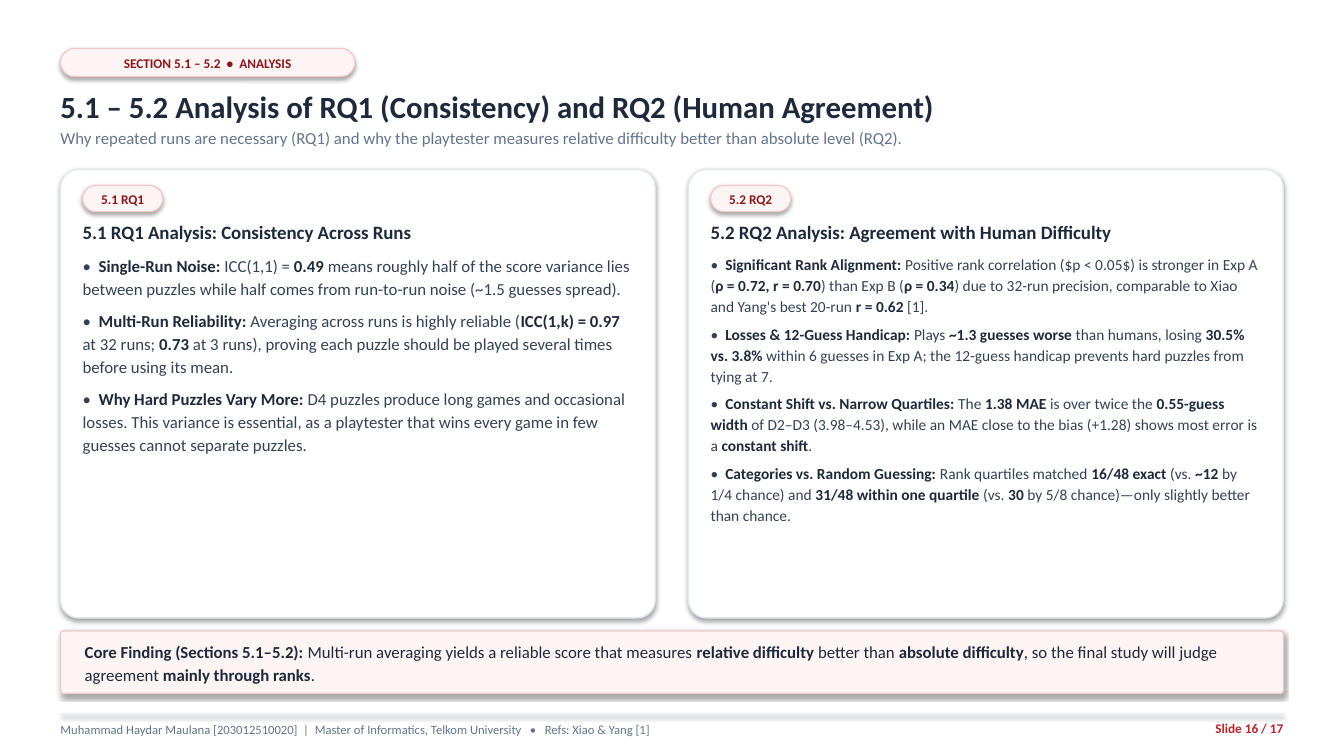
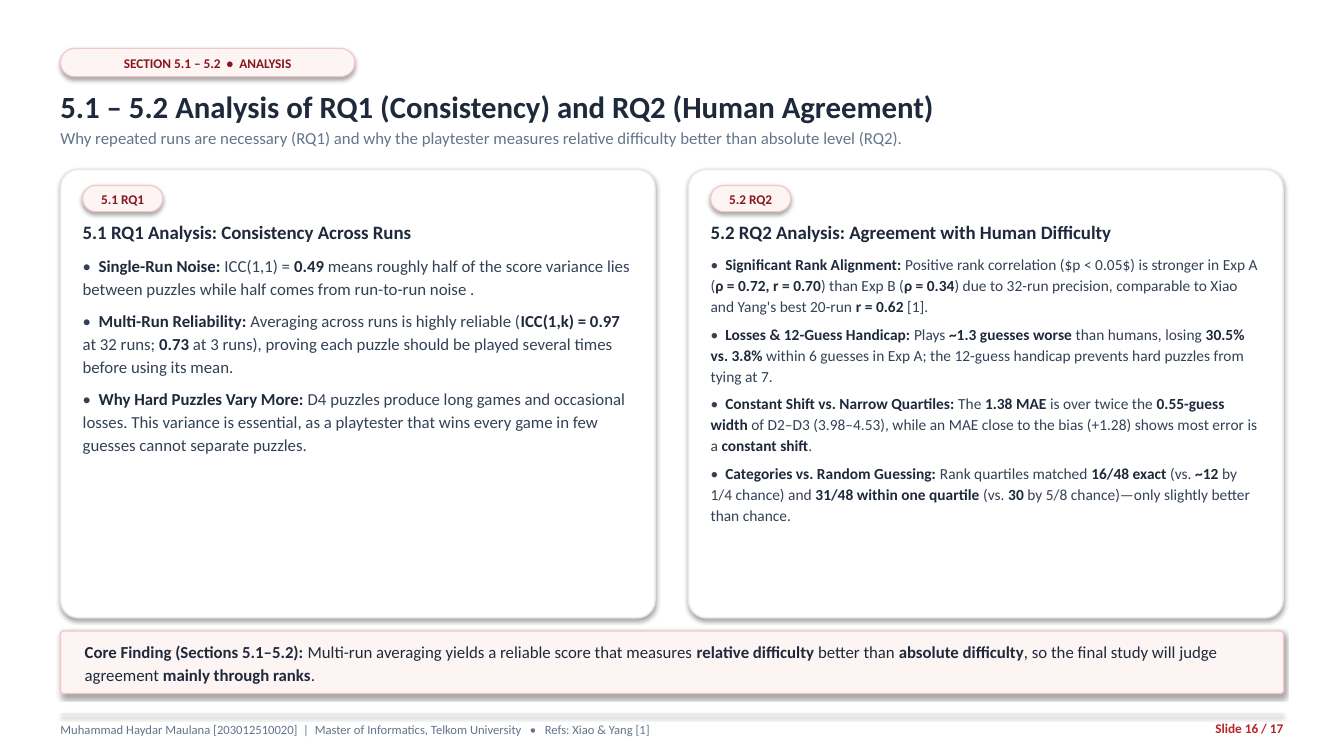
Before and after one commit to haydariday/Thesis, a slide deck: slide 16 of docs/thesis-1/thesis-progress-slides.pptx. Drawn at 1344x756 pixels with LibreOffice and Linux fonts; fonts in the diff are those of the drawing. Boxes give left, top, right and bottom in pixels: in the first picture for what was removed or moved away, otherwise in the second. Text is boxed around its words. In the diff, an @@ line names an element or a change of style, - is before the commit and + after.

```diff
--- a/docs/thesis-1/thesis-progress-slides.pptx
+++ b/docs/thesis-1/thesis-progress-slides.pptx
@@ text at [83,260,630,298]: text changed @@
-• Single-Run Noise: ICC(1,1) = 0.49 means roughly half of the score variance lies between puzzles while half comes from run-to-run noise (~1.5 guesses spread).
+• Single-Run Noise: ICC(1,1) = 0.49 means roughly half of the score variance lies between puzzles while half comes from run-to-run noise .
```
Also in this commit, not shown: 1 other slide changed, 31 other files.
